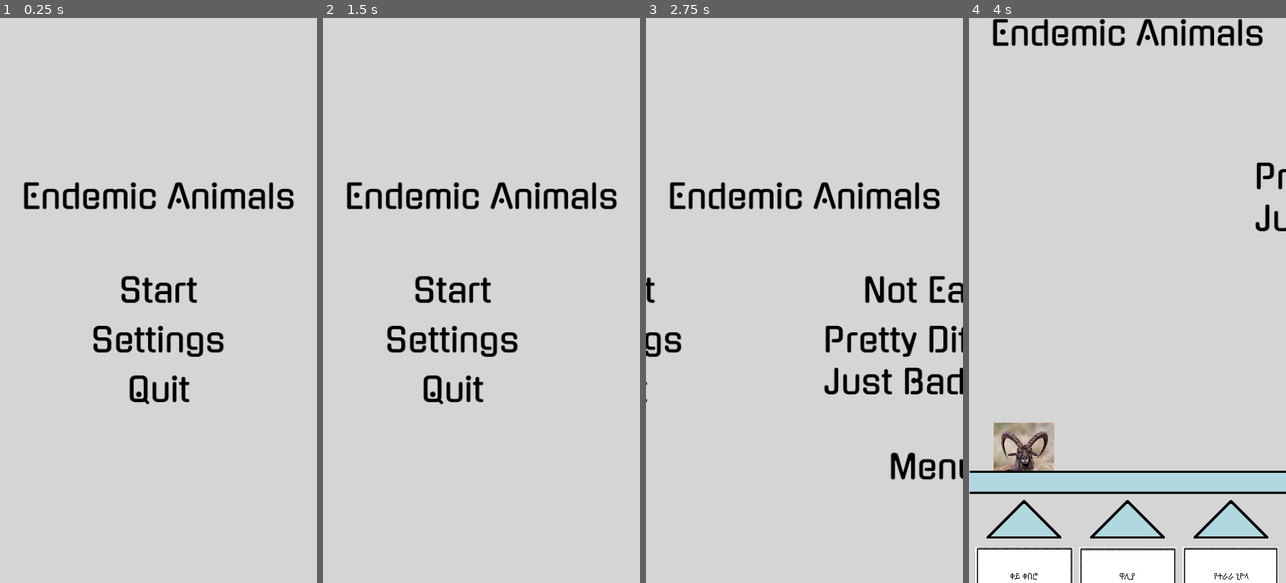
Above: before the commit, frames 1-4 (left to right).
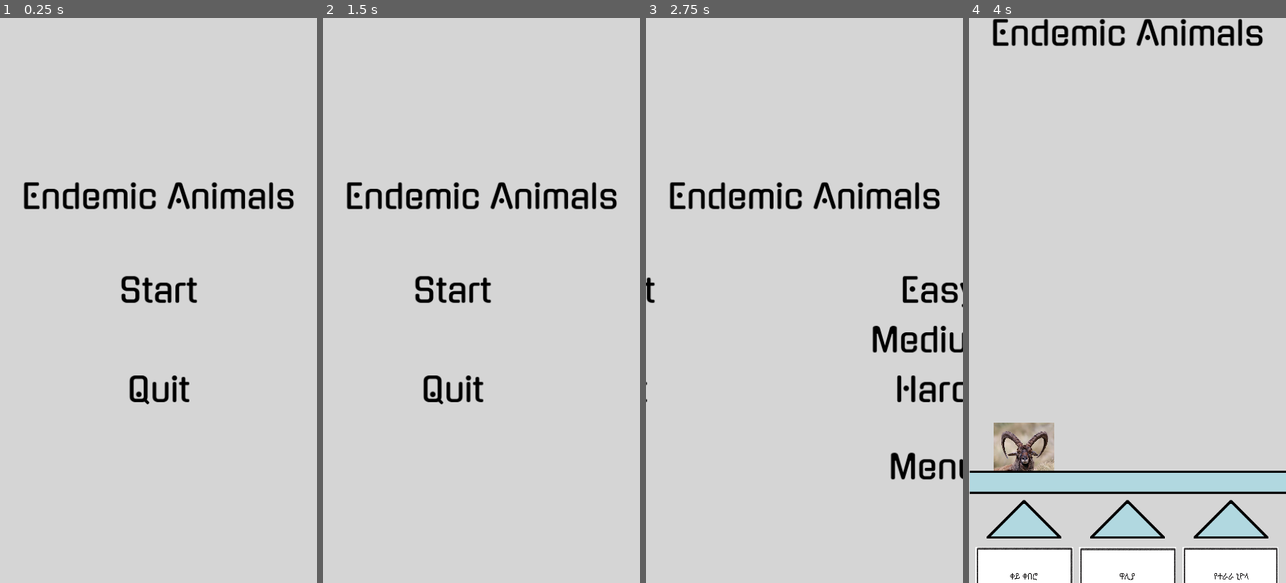
Above: after the commit, the same moments.

Repository: haile1713/Game--dev--Ethiopia-Endemic-animals
Game: Godot game, scene res://Scenes/Game.tscn
The game is run twice, just before and just after one commit, with the same random seed, the same clock (stepped at 60 frames per second) and the same inputs.
Inputs (mouse positions are in pixels of both pictures, inside the frame that each line leads up to):
- Up to frame 1 (0.25 s): no input
- Up to frame 2 (1.5 s): click (481, 340) at 0.5 s, where only the run before the commit has a clickable "Settings"; click "Start" at 1.25 s
- Up to frame 3 (2.75 s): click "Start" at 2 s
- Up to frame 4 (4 s): click "Pretty Difficult" (after the commit: "Medium") at 2.75 s; click (1022, 571) at 3.5 s

The runs differ from the first frame. In frame 1, 1.0% of the frame differs, in the area x 29-71%, y 54-60%; in frame 2, 1.0%; in frame 3, 3.4%, in the area x 0-100%, y 45-68%; in frame 4, 0.4%.

Commit message:
corrected some lablels

Diff:
--- a/Ethiopia-Endemic animals/Scenes/Game.tscn
+++ b/Ethiopia-Endemic animals/Scenes/Game.tscn
@@ -123,23 +123,6 @@
 horizontal_alignment = 1
 vertical_alignment = 1
 
-[node name="SettingsButton" type="TextureButton" parent="UI/MenuButtons"]
-offset_left = 88.0
-offset_top = 440.0
-offset_right = 488.0
-offset_bottom = 530.0
-
-[node name="Settings" type="Label" parent="UI/MenuButtons/SettingsButton"]
-layout_mode = 0
-offset_right = 400.0
-offset_bottom = 90.0
-theme_override_colors/font_color = Color(0, 0, 0, 1)
-theme_override_fonts/font = ExtResource("5")
-theme_override_font_sizes/font_size = 60
-text = "Settings"
-horizontal_alignment = 1
-vertical_alignment = 1
-
 [node name="QuitButton" type="TextureButton" parent="UI/MenuButtons"]
 offset_left = 88.0
 offset_top = 530.0
@@ -174,7 +157,7 @@
 theme_override_colors/font_color = Color(0, 0, 0, 1)
 theme_override_fonts/font = ExtResource("5")
 theme_override_font_sizes/font_size = 60
-text = "Not Easy"
+text = " Easy"
 horizontal_alignment = 1
 vertical_alignment = 1
 
@@ -191,7 +174,7 @@
 theme_override_colors/font_color = Color(0, 0, 0, 1)
 theme_override_fonts/font = ExtResource("5")
 theme_override_font_sizes/font_size = 60
-text = "Pretty Difficult"
+text = "Medium"
 horizontal_alignment = 1
 vertical_alignment = 1
 
@@ -208,7 +191,9 @@
 theme_override_colors/font_color = Color(0, 0, 0, 1)
 theme_override_fonts/font = ExtResource("5")
 theme_override_font_sizes/font_size = 60
-text = "Just Bad"
+text = "Hard"
+horizontal_alignment = 1
+vertical_alignment = 1
 
 [node name="BackButton" type="TextureButton" parent="UI/DifficultyButtons"]
 offset_left = 88.0
